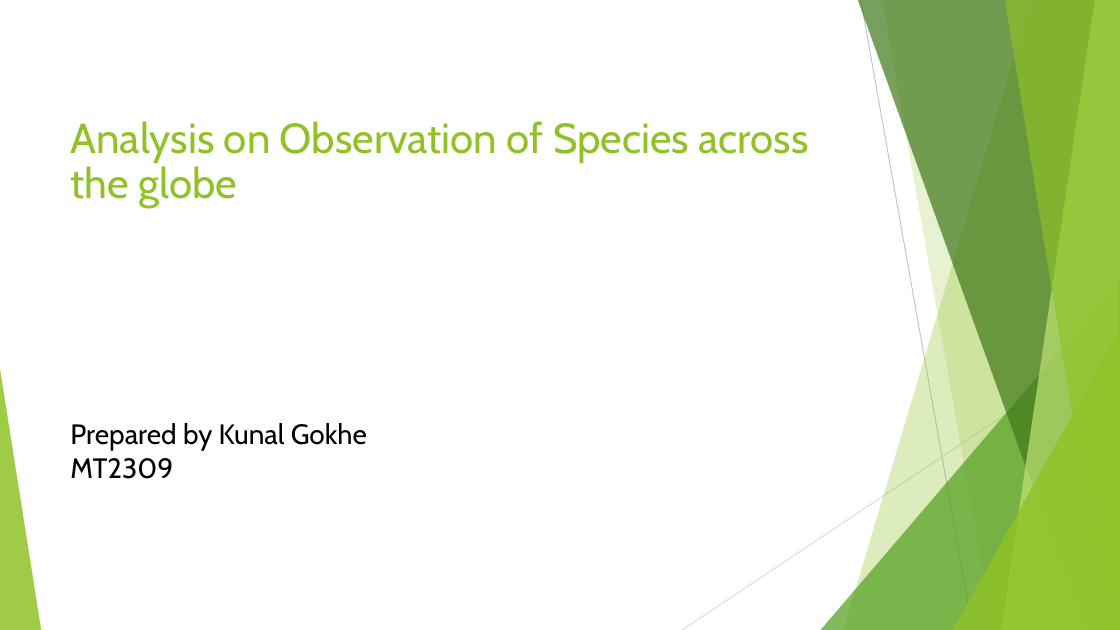
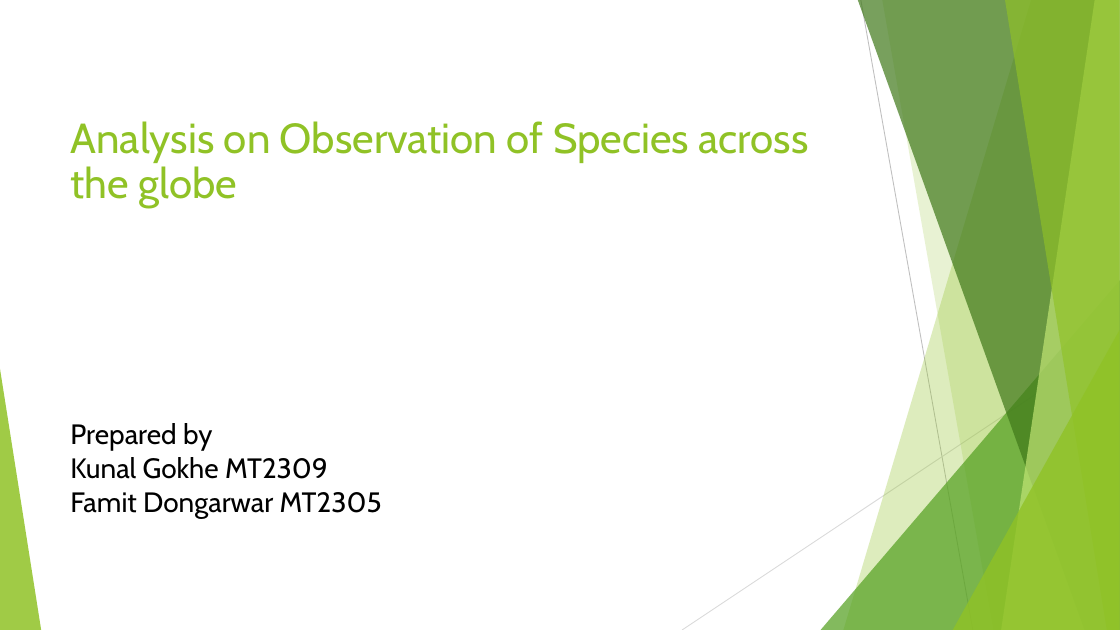
Before and after one commit to kunalgokhe/Analysis-on-observation-of-species, a slide deck: slide 1 of Presentation.pptx. Drawn at 1120x630 pixels with LibreOffice and Linux fonts; fonts in the diff are those of the drawing. Boxes give left, top, right and bottom in pixels: in the first picture for what was removed or moved away, otherwise in the second. Text is boxed around its words. In the diff, an @@ line names an element or a change of style, - is before the commit and + after.

Commit message:
Add files via upload
More Detail Analysis

```diff
--- a/Presentation.pptx
+++ b/Presentation.pptx
@@ text at bbox=[70, 423, 382, 518]: text changed @@
-Prepared by Kunal Gokhe
-MT2309
+Prepared by
+Kunal Gokhe MT2309
+Famit Dongarwar MT2305
```
Also in this commit, not shown: 3 other slides changed, 2 slides added, 1 other file.
